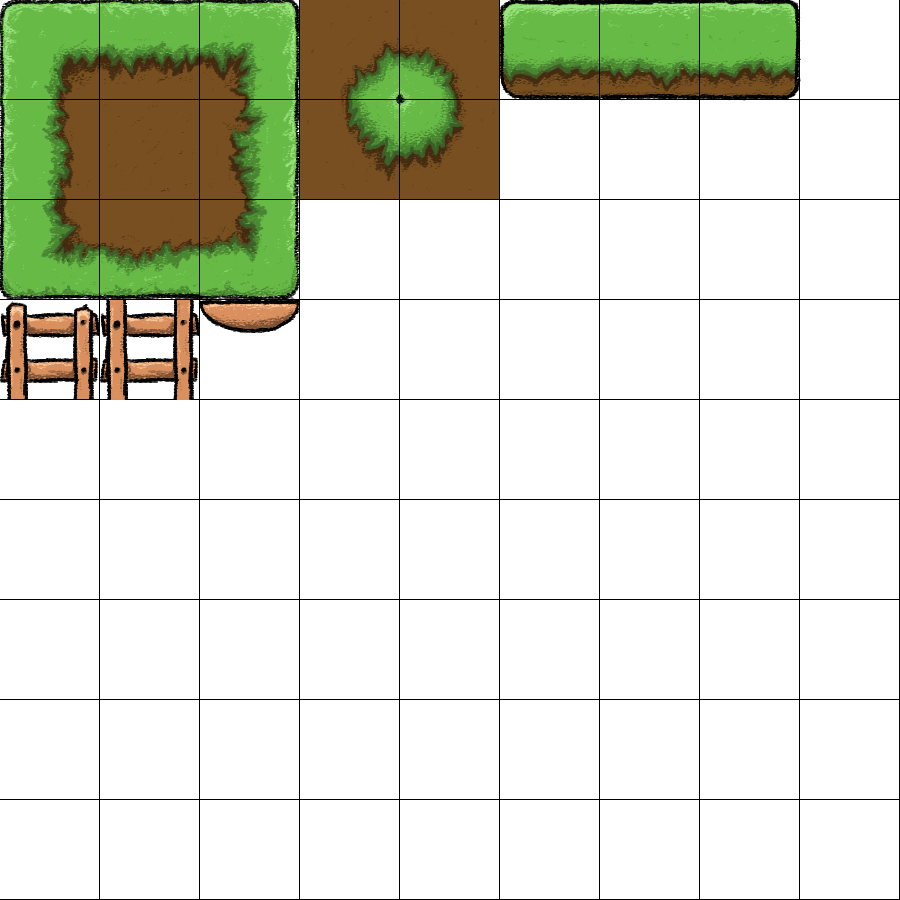
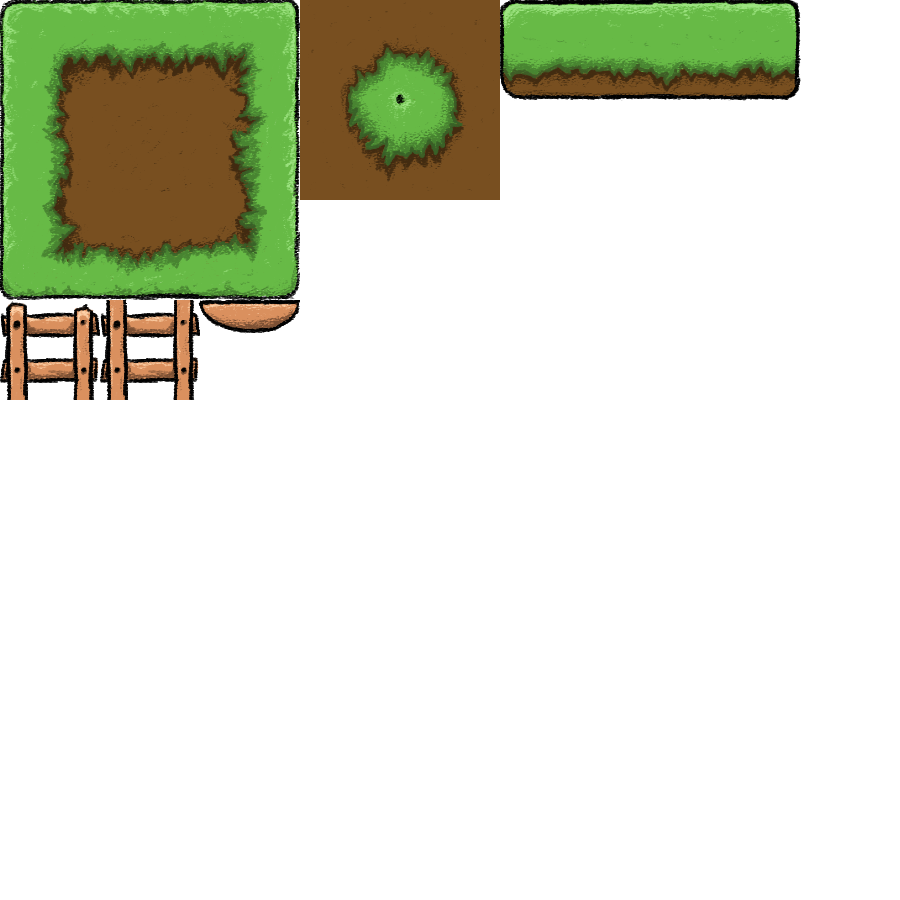
Layer changes from the first 900px x 900px image to the second:
hid "Grid" over [0, 0, 900, 900]
